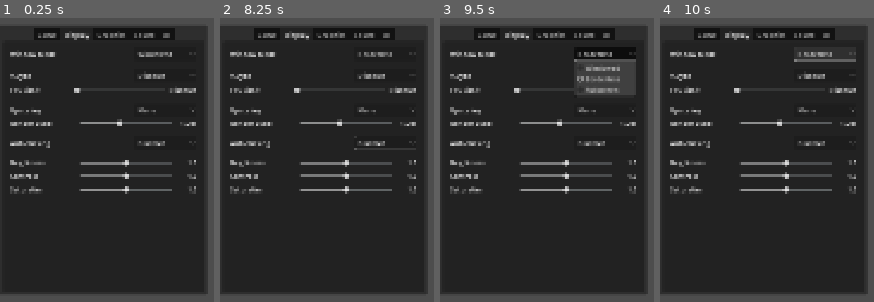
Above: before the commit, frames 1-4 (left to right).
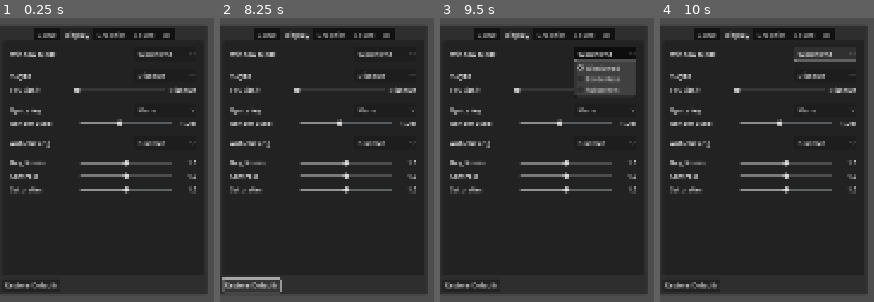
Above: after the commit, the same moments.

Repository: RespiteFromReality/godot-settings
Game: Godot game, scene res://settings_menu/settings_menu.tscn
Two runs of this game, one before a commit and one after it. Both use one fixed random seed, a clock stepped at 60 frames per second and the inputs below.
Inputs (mouse positions are in pixels of both pictures, inside the frame that each line leads up to):
- Up to frame 1 (0.25 s): no input
- Up to frame 2 (8.25 s): click (252, 284) at 0.5 s, where only the run after the commit has a clickable "Restore Defaults"; click "Windowed" at 1.25 s; click "Disabled" at 2 s; click "Borderless" at 2.75 s; click "None" at 3.5 s; click "Disabled" at 4.25 s; click "Borderless" at 5 s; click "Disabled" at 5.75 s; click "None" at 6.5 s; click "Disabled" at 7.25 s; click (252, 284) at 8 s, where only the run after the commit has a clickable "Restore Defaults"
- Up to frame 3 (9.5 s): click "Borderless" (after the commit: "Windowed") at 8.75 s
- Up to frame 4 (10 s): click "Borderless" (after the commit: "Windowed") at 9.5 s

The runs differ from the first frame. In frame 1, 0.4% of the frame differs, in the area x 2-27%, y 92-96%; in frame 2, 1.3%, in the area x 0-92%, y 11-97%; in frame 3, 0.7%; in frame 4, 0.6%.

Commit message:
Restore Default Settings Functionality

Diff:
--- a/settings_menu/components/adjustments.gd
+++ b/settings_menu/components/adjustments.gd
@@ -6,6 +6,11 @@
 
 
 func _ready() -> void:
+	initialize_settings()
+	Settings.reload_settings.connect(initialize_settings)
+
+
+func initialize_settings() -> void:
 	var brightness: float = Settings.get_brightness()
 	brightness_slider.set_value_no_signal(brightness)
 
@@ -14,7 +19,6 @@
 
 	var saturation: float = Settings.get_saturation()
 	saturation_slider.set_value_no_signal(saturation)
-
 
 # Color Adjustments
 # these is a settings are attached to the environment.
--- a/settings_menu/components/anti_aliasing.gd
+++ b/settings_menu/components/anti_aliasing.gd
@@ -6,7 +6,12 @@
 
 
 func _ready() -> void:
-	#AA
+	initialize_settings()
+	Settings.reload_settings.connect(initialize_settings)
+
+
+func initialize_settings() -> void:
+		#AA
 	var anti_aliasing: int = Settings.get_antialiasing()
 	aa_option_button.set_block_signals(true)
 	aa_option_button.select(anti_aliasing)
--- a/settings_menu/components/bloom.gd
+++ b/settings_menu/components/bloom.gd
@@ -4,6 +4,11 @@
 
 
 func _ready() -> void:
+	initialize_settings()
+	Settings.reload_settings.connect(initialize_settings)
+
+
+func initialize_settings() -> void:
 	var bloom: bool = Settings.get_bloom()
 	var bicubic: bool = Settings.get_bloom_bicubic()
 	bloom_options.set_block_signals(true)
--- a/settings_menu/components/fov.gd
+++ b/settings_menu/components/fov.gd
@@ -4,6 +4,11 @@
 
 
 func _ready() -> void:
+	initialize_settings()
+	Settings.reload_settings.connect(initialize_settings)
+
+
+func initialize_settings() -> void:
 	var fov: float = Settings.get_fov()
 	fov_slider.set_value_no_signal(fov)
 
--- a/settings_menu/components/global_illumination.gd
+++ b/settings_menu/components/global_illumination.gd
@@ -11,6 +11,11 @@
 
 
 func _ready() -> void:
+	initialize_settings()
+	Settings.reload_settings.connect(initialize_settings)
+
+
+func initialize_settings() -> void:
 	var gi: Settings.GI = Settings.get_gi()
 	gi_options.set_block_signals(true)
 	gi_options.select(gi)
--- a/settings_menu/components/lod_threshold.gd
+++ b/settings_menu/components/lod_threshold.gd
@@ -4,6 +4,11 @@
 
 
 func _ready() -> void:
+	initialize_settings()
+	Settings.reload_settings.connect(initialize_settings)
+
+
+func initialize_settings() -> void:
 	var threshold: float = Settings.get_lod_threshold()
 	threshold_slider.set_value_no_signal(threshold)
 
--- a/settings_menu/components/screen_space_ambient_occlusion.gd
+++ b/settings_menu/components/screen_space_ambient_occlusion.gd
@@ -5,6 +5,11 @@
 @onready var ssao_quality_options: OptionButton = $SSAOQualityOptions
 
 func _ready() -> void:
+	initialize_settings()
+	Settings.reload_settings.connect(initialize_settings)
+
+
+func initialize_settings() -> void:
 	var ssao: bool = Settings.get_ssao()
 	ssao_options.set_block_signals(true)
 	ssao_options.select(int(ssao))
--- a/settings_menu/components/screen_space_indirect_lighting.gd
+++ b/settings_menu/components/screen_space_indirect_lighting.gd
@@ -6,6 +6,11 @@
 
 
 func _ready() -> void:
+	initialize_settings()
+	Settings.reload_settings.connect(initialize_settings)
+
+
+func initialize_settings() -> void:
 	var ssil: bool = Settings.get_ssil()
 	ssil_options.set_block_signals(true)
 	ssil_options.select(int(ssil))
--- a/settings_menu/components/screen_space_reflections.gd
+++ b/settings_menu/components/screen_space_reflections.gd
@@ -6,6 +6,11 @@
 
 
 func _ready() -> void:
+	initialize_settings()
+	Settings.reload_settings.connect(initialize_settings)
+
+
+func initialize_settings() -> void:
 	var ssr: bool = Settings.get_ssr()
 	ssr_options.set_block_signals(true)
 	ssr_options.select(int(ssr))
--- a/settings_menu/components/shadows.gd
+++ b/settings_menu/components/shadows.gd
@@ -6,6 +6,11 @@
 
 
 func _ready() -> void:
+	initialize_settings()
+	Settings.reload_settings.connect(initialize_settings)
+
+
+func initialize_settings() -> void:
 	var resolution: int = Settings.get_shadow_resolution_directional()
 	shadow_resolution_options.set_block_signals(true)
 	match resolution:
--- a/settings_menu/components/ui_scaling.gd
+++ b/settings_menu/components/ui_scaling.gd
@@ -8,6 +8,11 @@
 @onready var ui_scaling_options: OptionButton = $UIScalingOptions
 
 func _ready() -> void:
+	initialize_settings()
+	Settings.reload_settings.connect(initialize_settings)
+
+
+func initialize_settings() -> void:
 	var ui_scale: float = Settings.get_ui_scale()
 	ui_scaling_options.set_block_signals(true)
 	match ui_scale:
--- a/settings_menu/components/upscaling.gd
+++ b/settings_menu/components/upscaling.gd
@@ -10,6 +10,11 @@
 
 
 func _ready() -> void:
+	initialize_settings()
+	Settings.reload_settings.connect(initialize_settings)
+
+
+func initialize_settings() -> void:
 	#UPSCALING
 	var upscaler: Viewport.Scaling3DMode = Settings.get_upscaler()
 	upscaling.set_block_signals(true)
--- a/settings_menu/components/volume.gd
+++ b/settings_menu/components/volume.gd
@@ -17,6 +17,11 @@
 
 
 func _ready() -> void:
+	initialize_settings()
+	Settings.reload_settings.connect(initialize_settings)
+
+
+func initialize_settings() -> void:
 	var master_volume: float = Settings.get_volume(master_index)
 	var music_volume: float = Settings.get_volume(music_index)
 	var effects_volume: float = Settings.get_volume(effects_index)
--- a/settings_menu/components/volumetric_fog.gd
+++ b/settings_menu/components/volumetric_fog.gd
@@ -5,6 +5,11 @@
 @onready var volumetric_fog_filtering_options: OptionButton = $VolumetricFogFilteringOptions
 
 func _ready() -> void:
+	initialize_settings()
+	Settings.reload_settings.connect(initialize_settings)
+
+
+func initialize_settings() -> void:
 	var fog: bool = Settings.get_volumetric_fog()
 	volumetric_fog_options.set_block_signals(true)
 	volumetric_fog_options.select(int(fog))
--- a/settings_menu/components/vsync_and_fps_limiter.gd
+++ b/settings_menu/components/vsync_and_fps_limiter.gd
@@ -9,12 +9,19 @@
 
 
 func _ready() -> void:
+	initialize_settings()
+	Settings.reload_settings.connect(initialize_settings)
+
+
+func initialize_settings() -> void:
 	var vsync_index: int = Settings.get_vsync_mode()
 	vsync.set_block_signals(true)
 	vsync.select(vsync_index)
 	vsync.set_block_signals(false)
 	if (vsync_index != 0):
 		toggle_fps_limiter(false)
+	else:
+		toggle_fps_limiter(true)
 
 	var max_fps: int = Settings.get_max_fps()
 	fps_limit_slider.set_block_signals(true)
--- a/settings_menu/components/window_mode.gd
+++ b/settings_menu/components/window_mode.gd
@@ -4,6 +4,11 @@
 
 
 func _ready() -> void:
+	initialize_settings()
+	Settings.reload_settings.connect(initialize_settings)
+
+
+func initialize_settings() -> void:
 	var mode: int = Settings.get_window_mode()
 	window_mode_button.set_block_signals(true)
 	match mode:
--- /dev/null
+++ b/settings_menu/restore_defaults.gd
@@ -0,0 +1,4 @@
+extends Control
+
+func _on_pressed() -> void:
+	Settings.restore_defaults()
--- a/settings_menu/settings.gd
+++ b/settings_menu/settings.gd
@@ -6,6 +6,8 @@
 enum GI { DISABLED, VOXELGI, SDFGI}
 enum SHADOW_RESOLUTION { x512, x1024, x2048, x4096, x8192 }
 
+signal reload_settings
+
 var viewport_start_size := Vector2(
 	ProjectSettings.get_setting(&"display/window/size/viewport_width"),
 	ProjectSettings.get_setting(&"display/window/size/viewport_height")
@@ -13,6 +15,12 @@
 
 func _ready() -> void:
 	load_settings()
+
+
+func restore_defaults() -> void:
+	SettingsFiles.restore_default_settings()
+	load_settings()
+	reload_settings.emit()
 
 
 ## Loads user settings from config file.
--- a/settings_menu/settings_files.gd
+++ b/settings_menu/settings_files.gd
@@ -84,7 +84,7 @@
 
 func apply_setting(section: String, key: String, value: Variant) -> void:
 	user_config.set_value(section, key, value)
-	user_config.save(SETTINGS_FILE_PATH)
+	save_config(user_config)
 
 
 func get_setting(section: String, key: String) -> Variant:
@@ -96,8 +96,8 @@
 		return -1
 
 
-func save_settings() -> Error:
-	var err: Error = user_config.save(SETTINGS_FILE_PATH)
+func save_config(config: ConfigFile) -> Error:
+	var err: Error = config.save(SETTINGS_FILE_PATH)
 	if err != OK:
 		assert(false) # Just panic in debug.
 		printerr("Saving settings failed with: ", err)
@@ -105,7 +105,6 @@
 	return err
 
 
-# Creates or loads `default_settings.ini` and overrides `settings.ini` with default values.
 func restore_default_settings() -> void:
-	var default_config: ConfigFile = create_default()
-	default_config.save(SETTINGS_FILE_PATH)
+	user_config = create_default()
+	save_config(user_config)
--- a/settings_menu/settings_menu.tscn
+++ b/settings_menu/settings_menu.tscn
@@ -17,6 +17,7 @@
 [ext_resource type="PackedScene" uid="uid://bdnli8g4ow2tm" path="res://settings_menu/components/screen_space_ambient_occlusion.tscn" id="11_r4dkt"]
 [ext_resource type="PackedScene" uid="uid://bwtsjms3ni4ip" path="res://settings_menu/components/bloom.tscn" id="14_pjsmy"]
 [ext_resource type="PackedScene" uid="uid://djgw7pir3pjol" path="res://settings_menu/components/ui_scaling.tscn" id="17_fhjgd"]
+[ext_resource type="Script" uid="uid://bsk3ojm4akmd5" path="res://settings_menu/restore_defaults.gd" id="18_pjsmy"]
 
 [node name="SettingsMenu" type="Control" unique_id=872930122]
 layout_mode = 3
@@ -37,7 +38,7 @@
 layout_mode = 0
 offset_top = -324.0
 offset_right = 498.0
-offset_bottom = 324.0
+offset_bottom = 285.0
 
 [node name="TabContainer" type="TabContainer" parent="MarginContainer" unique_id=1417397730]
 layout_mode = 2
@@ -243,3 +244,14 @@
 
 [node name="UIScaling" parent="MarginContainer/TabContainer/UI/MarginContainer/ScrollContainer/VBoxContainer" unique_id=1951421922 instance=ExtResource("17_fhjgd")]
 layout_mode = 2
+
+[node name="RestoreDefaultsButton" type="Button" parent="." unique_id=1459968807]
+layout_mode = 0
+offset_left = 8.0
+offset_top = 285.0
+offset_right = 145.0
+offset_bottom = 316.0
+text = "Restore Defaults"
+script = ExtResource("18_pjsmy")
+
+[connection signal="pressed" from="RestoreDefaultsButton" to="RestoreDefaultsButton" method="_on_pressed"]
Not shown, added: settings_menu/restore_defaults.gd.uid
